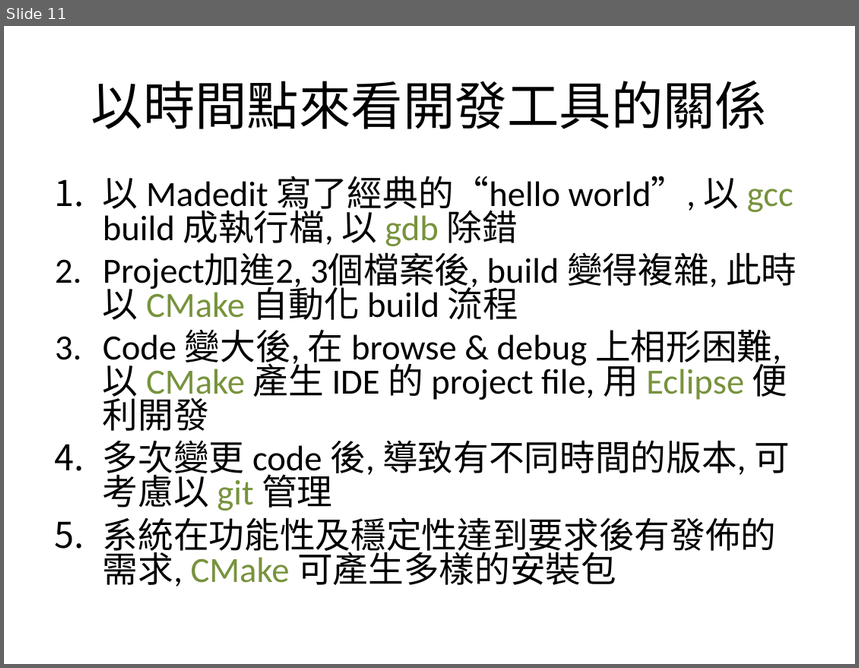
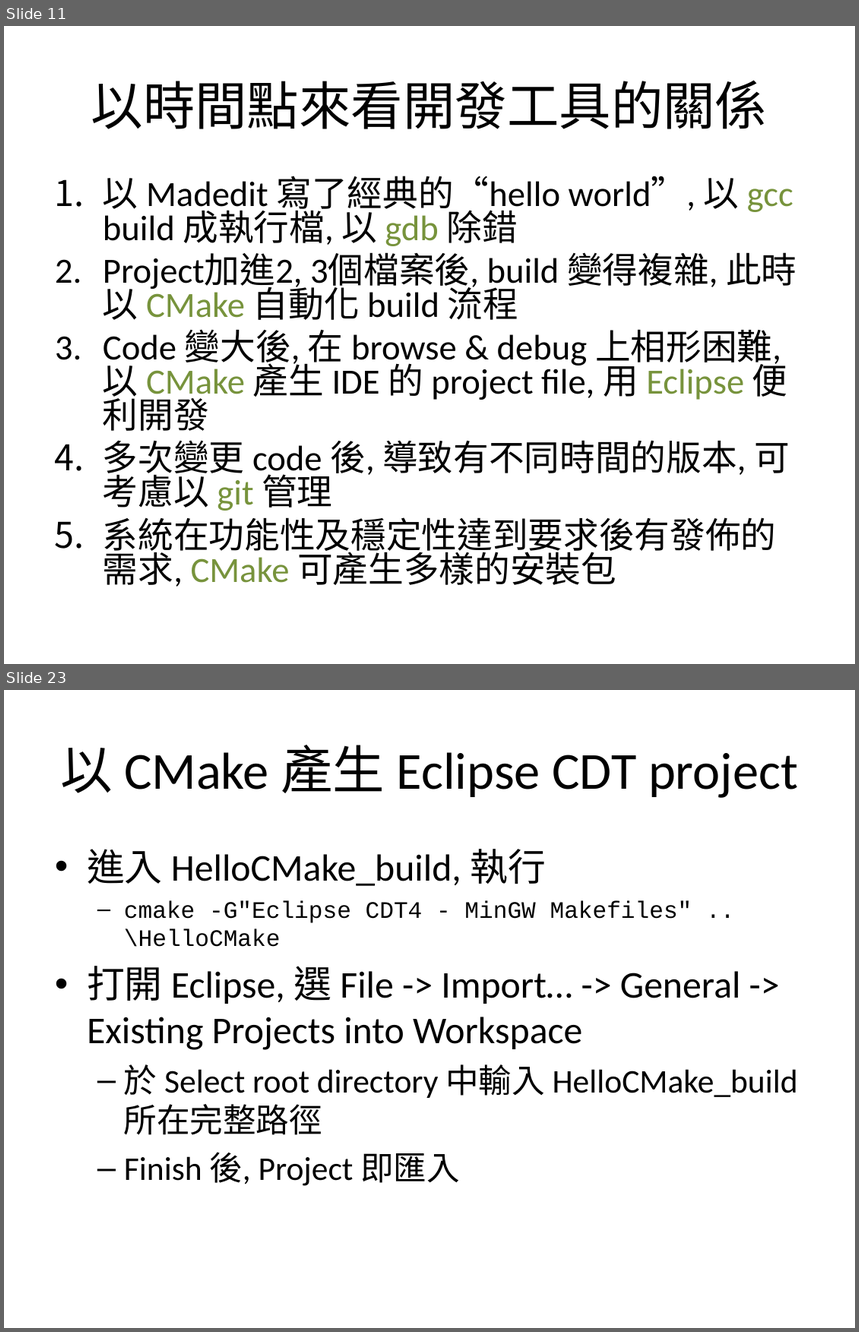
Before and after one commit to jayska/Programming, a slide deck: Slides/ProgFun.ppt. Shown one above the other, each under a label of ours: slide 11 before the commit, slides 11 and 23 after it; the slides between them are not shown. The pictures are 859x668 and 859x1332 pixels, drawn with LibreOffice and Linux fonts; fonts in the diff are those of the drawing. Boxes give left, top, right and bottom in pixels: in the first picture for what was removed or moved away, otherwise in the second. Text is boxed around its words. In the diff, an @@ line names an element or a change of style, - is before the commit and + after.

```diff
--- a/Slides/ProgFun.ppt
+++ b/Slides/ProgFun.ppt
@@ slide 23 added at [4,690,855,1328], background #FFFFFF @@
@@ title added at [60,745,798,798], 44 pt, text #000000 @@
+以 CMake 產生 Eclipse CDT project
@@ text added at [87,849,798,1186], 32 pt, text #000000 @@
+• 進入 HelloCMake_build, 執行
+  – cmake -G"Eclipse CDT4 - MinGW Makefiles" ..\HelloCMake
+• 打開 Eclipse, 選 File -> Import… -> General -> Existing Projects into Workspace
+  – 於 Select root directory 中輸入 HelloCMake_build 所在完整路徑
+  – Finish 後, Project 即匯入
```
Also in this commit, not shown: 7 slides changed, 15 other slides added, 2 slides removed.
